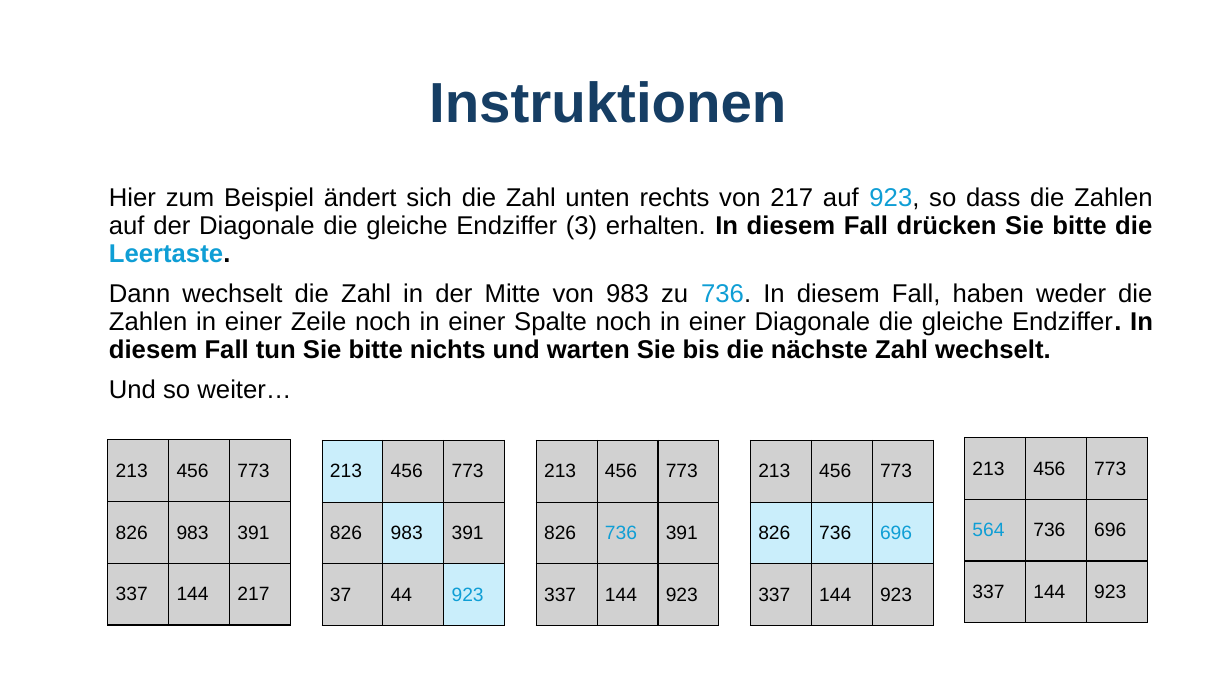
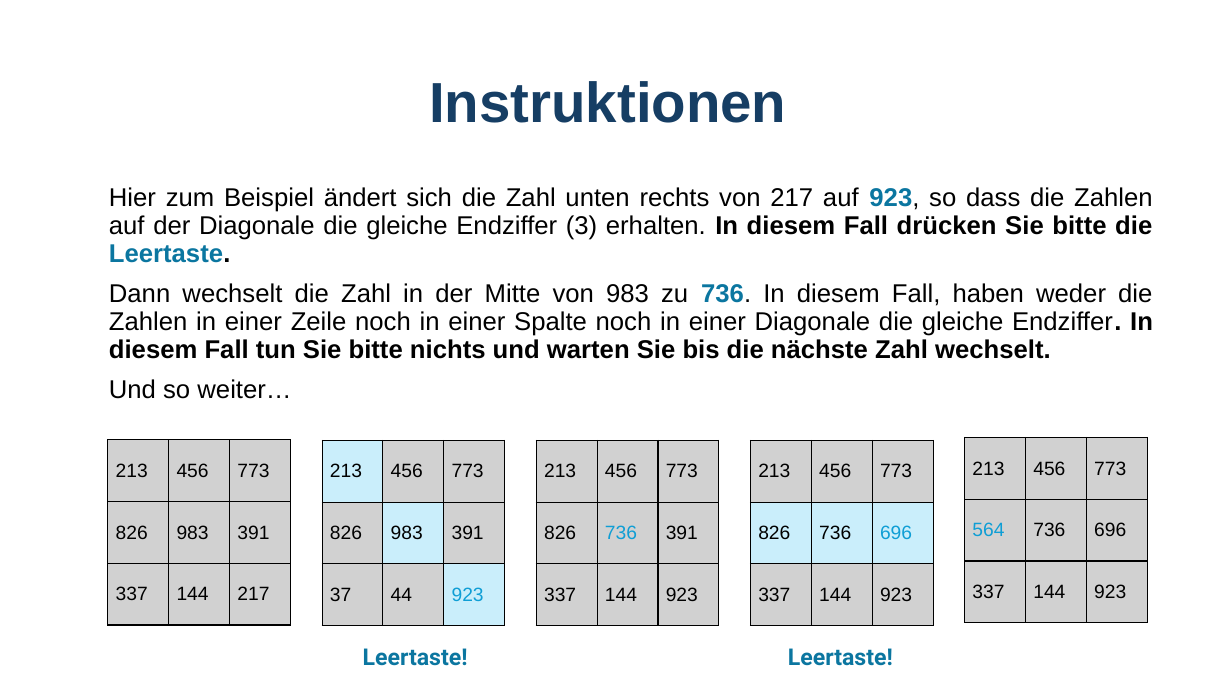
Before and after one commit to GidonFrischkorn/Ambizione-IndividualDifferencesStudy, a slide deck: slide 2 of tasks/8-numerical-monitoring-try2/assets/images/instructions numerical monitoring .pptx. Drawn at 1232x693 pixels with LibreOffice and Linux fonts; fonts in the diff are those of the drawing. Boxes give left, top, right and bottom in pixels: in the first picture for what was removed or moved away, otherwise in the second. Text is boxed around its words. In the diff, an @@ line names an element or a change of style, - is before the commit and + after.

```diff
--- a/tasks/8-numerical-monitoring-try2/assets/images/instructions numerical monitoring .pptx
+++ b/tasks/8-numerical-monitoring-try2/assets/images/instructions numerical monitoring .pptx
@@ text at (109, 187, 1153, 359): text colour #0F9ED5 to #0B76A0 in "923, Leertaste.", "736."; bold on in "923,", "736." @@
@@ text added at (363, 648, 468, 666), 18 pt, text #0B76A0, bold @@
+Leertaste!
@@ text added at (788, 648, 893, 666), 18 pt, text #0B76A0, bold @@
+Leertaste!
```
Also in this commit, not shown: 1 other slide changed, 3 other files.
